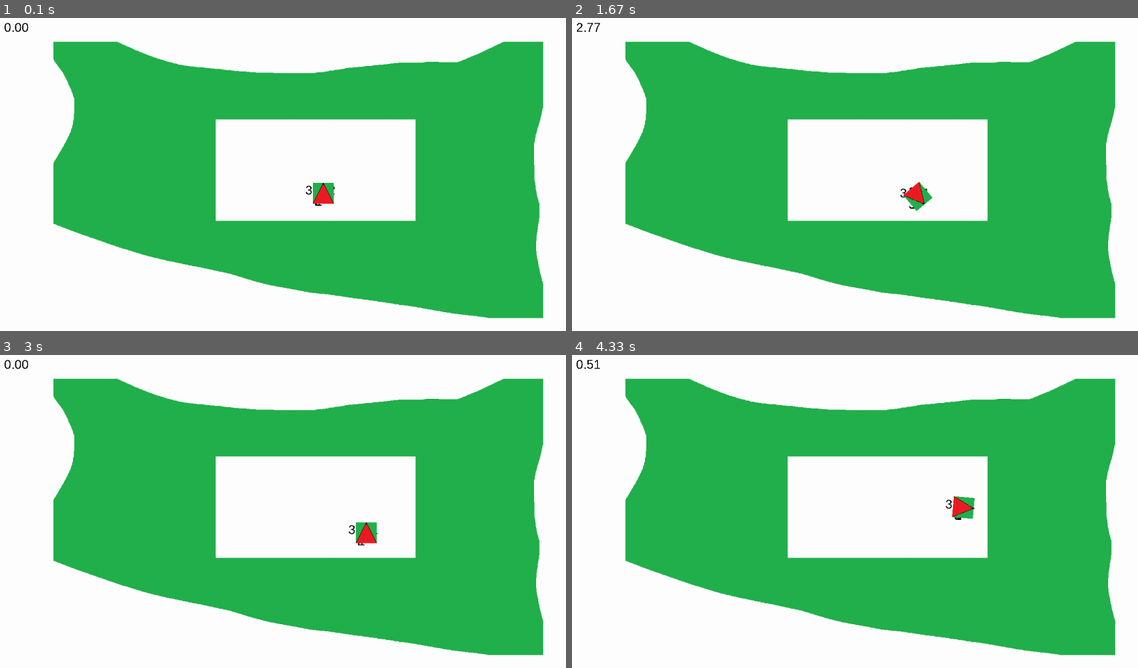
Above: before the commit, frames 1-4 (two rows, left to right).
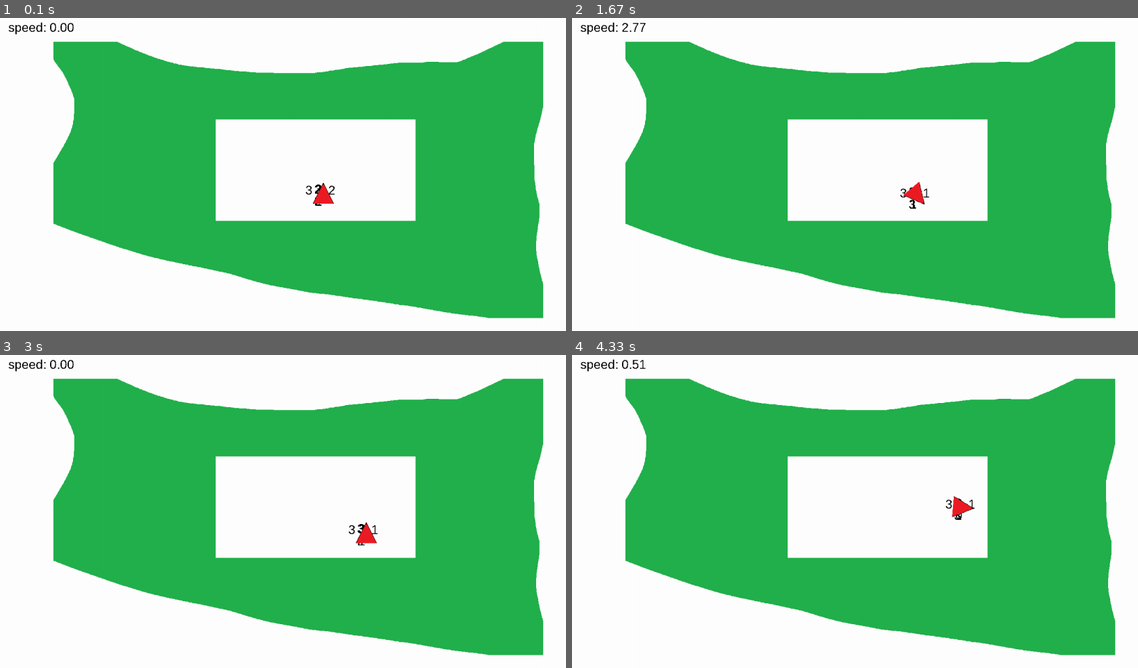
Above: after the commit, the same moments.

Repository: CeVauDe/bugfree-game-about-bugs
Game: pygame game, started from basic_game/basic_game.py
The game is run twice, just before and just after one commit, with the same random seed, the same clock (stepped at 60 frames per second) and the same inputs.
Inputs:
- Up to frame 1 (0.1 s): no input
- Up to frame 2 (1.67 s): hold Right 0.33-0.8 s; hold Up 0.83-1.13 s; hold Right 1.17-1.63 s
- Up to frame 3 (3 s): hold Left 1.67-2.2 s; hold Down 2.23-2.53 s; hold Left 2.57-2.97 s
- Up to frame 4 (4.33 s): hold Up 3-3.37 s; hold Right 3.4-4.03 s; hold Down from 4.07 s (still down)

The runs differ from the first frame. In frame 1, 0.3% of the frame differs, in the area x 0-59%, y 1-60%; in frame 2, 0.3%; in frame 3, 0.3%, in the area x 0-67%, y 1-60%; in frame 4, 0.3%.

Commit message:
small changes

Diff:
--- a/basic_game/basic_game.py
+++ b/basic_game/basic_game.py
@@ -23,7 +23,7 @@
         dist[i] = int(math.sqrt(math.pow(pos[i][0] - center[0], 2) + math.pow(pos[i][1] - center[1], 2)))
         surface.blit(textfont.render(str(dist[i]), False, (0, 0, 0)), (pos[i][0] + offset[i][0], pos[i][1] + offset[i][1]))
 
-    surface.blit(textfont.render(f"{speed:.2f}", False, (0, 0, 0)), (10, 10))
+    surface.blit(textfont.render(f"speed: {speed:.2f}", False, (0, 0, 0)), (20, 10))
 
     rot_Image = pygame.transform.rotate(blockImage, winkel)
     surface.blit(rot_Image, (int(center[0] - rot_Image.get_width()/2), int(center[1] - rot_Image.get_height()/2)))
Binary file changed: data/block.png
